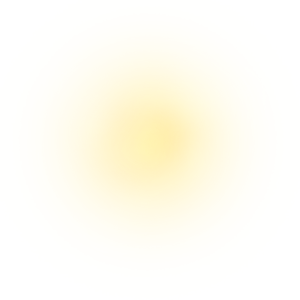
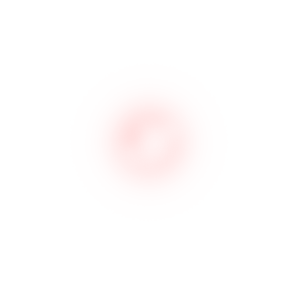
Comparing the layer stacks of the two w=300, h=300 images. Changes:
hid "splosion3" over [18, 13, 278, 271]
hid "sparks3" over [18, 13, 278, 271]
hid "splosion2" over [46, 52, 256, 247]
hid "sparks2" over [18, 13, 278, 271]
